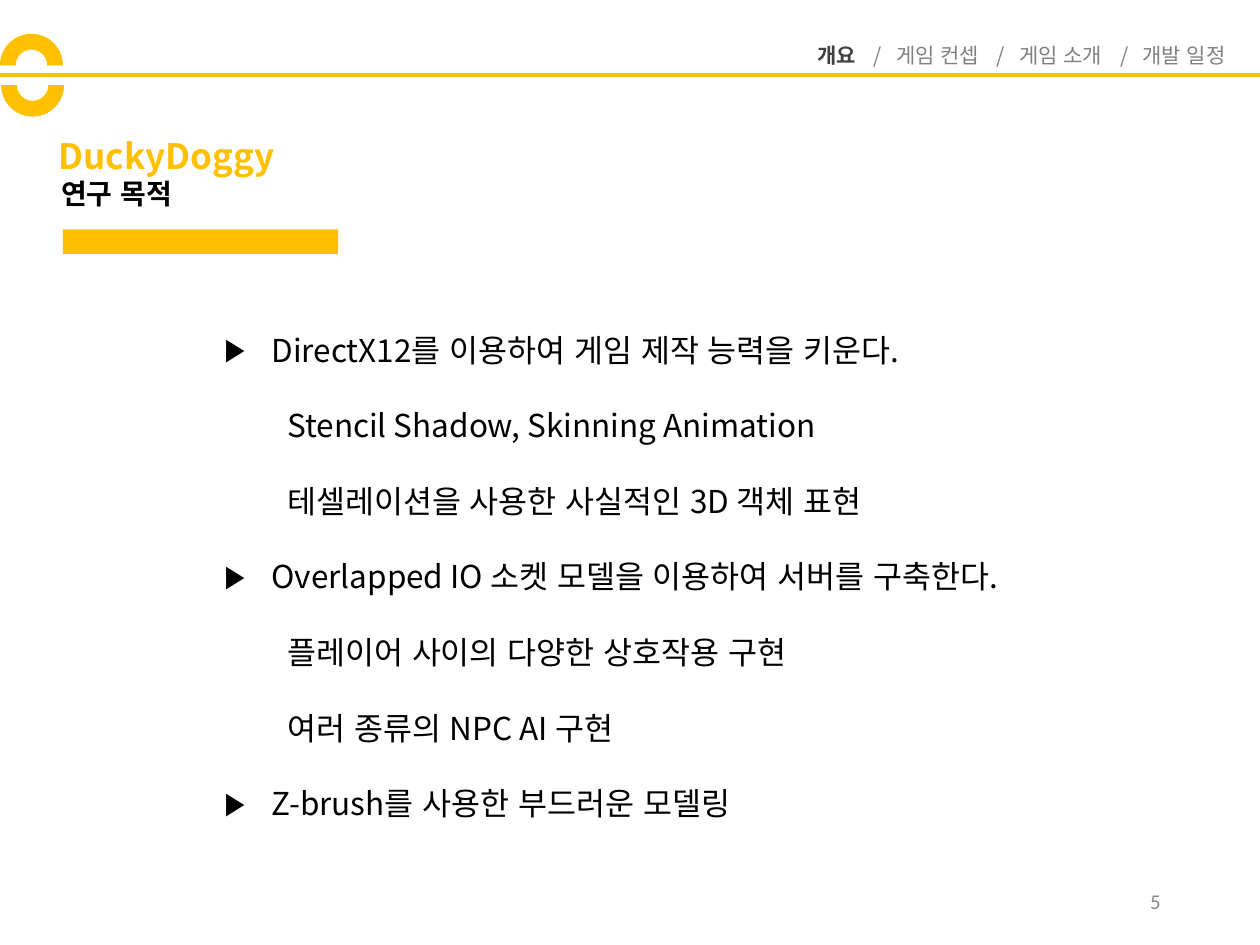
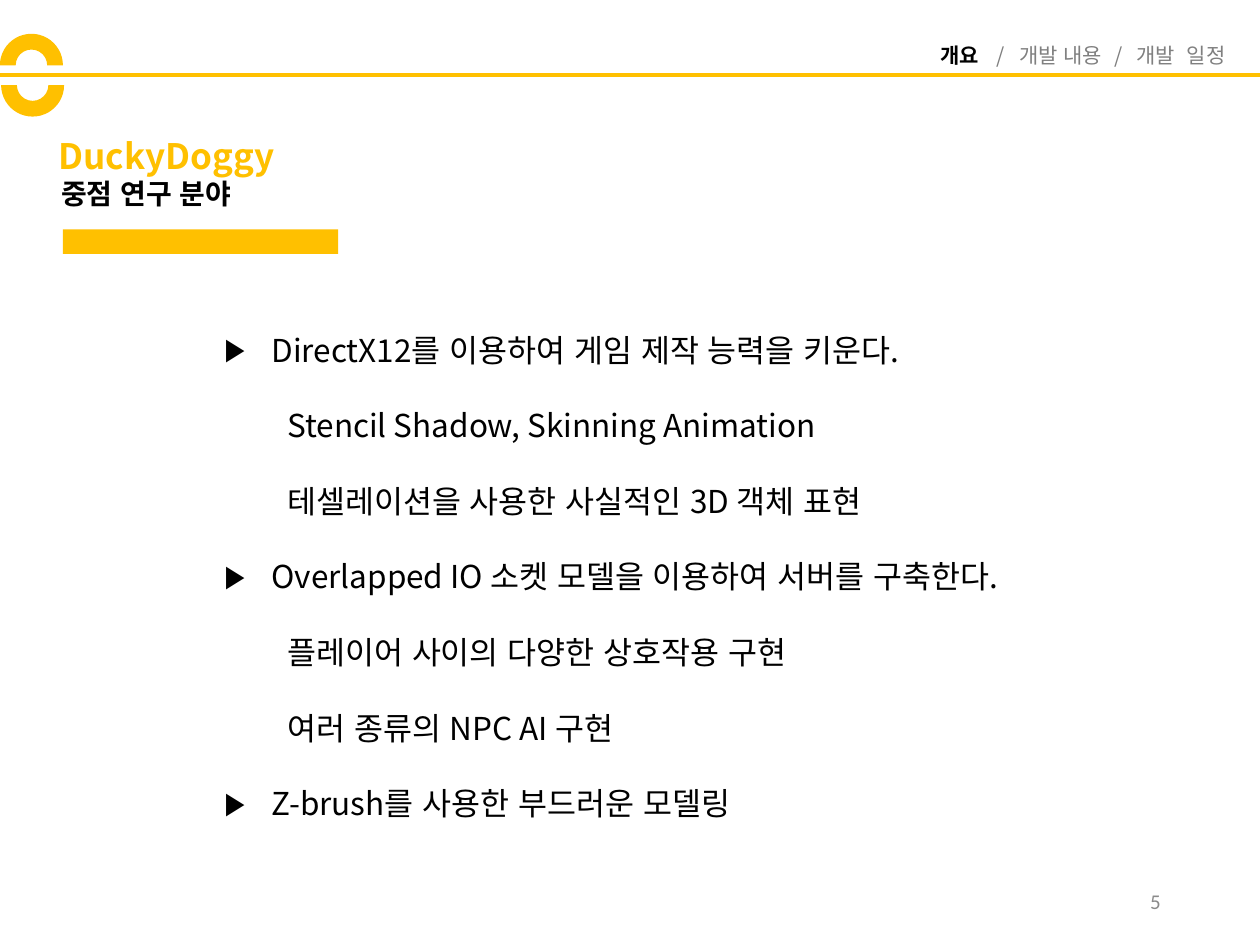
Before and after one commit to codnsj81/HuffAndPuff, a slide deck: slide 5 of 기획 문서/DuckyDoggy_중간발표.pptx. Drawn at 1260x945 pixels with LibreOffice and Linux fonts; fonts in the diff are those of the drawing. Boxes give left, top, right and bottom in pixels: in the first picture for what was removed or moved away, otherwise in the second. Text is boxed around its words. In the diff, an @@ line names an element or a change of style, - is before the commit and + after.

```diff
--- a/기획 문서/DuckyDoggy_중간발표.pptx
+++ b/기획 문서/DuckyDoggy_중간발표.pptx
@@ text at (941,45,1226,65): text changed @@
-개요 / 게임 컨셉 / 게임 소개 / 개발 일정
+개요 / 개발 내용 / 개발 일정
@@ text at (61,176,231,207): text changed @@
-연구 목적
+중점 연구 분야
```
Also in this commit, not shown: 3 other slides changed, 8 slides added.
